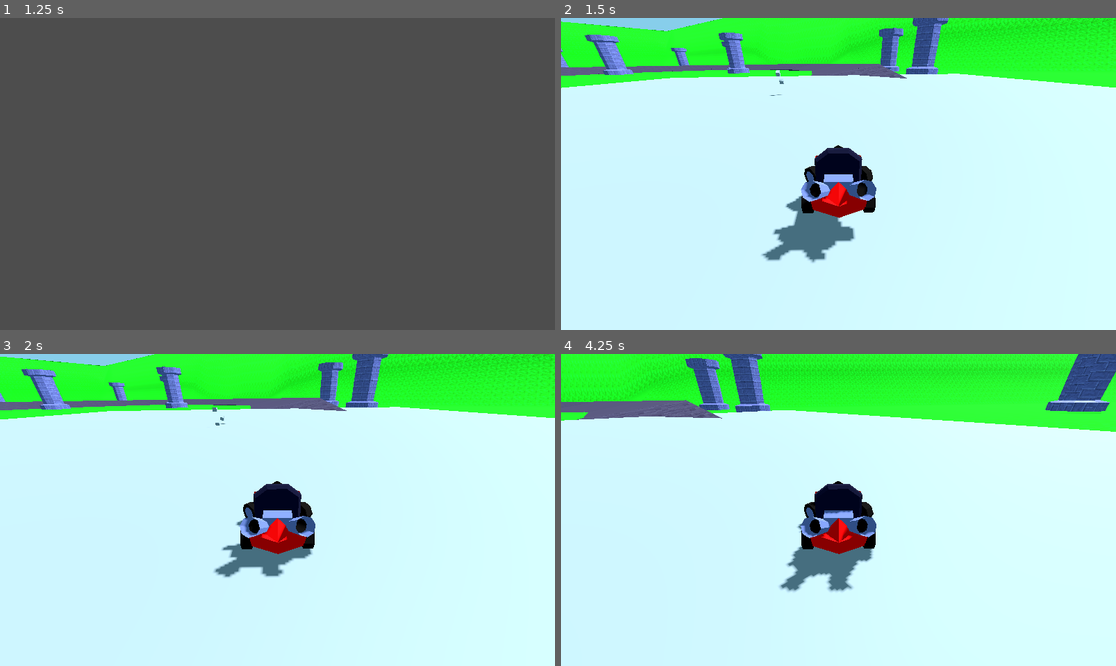
Above: before the commit, frames 1-4 (two rows, left to right).
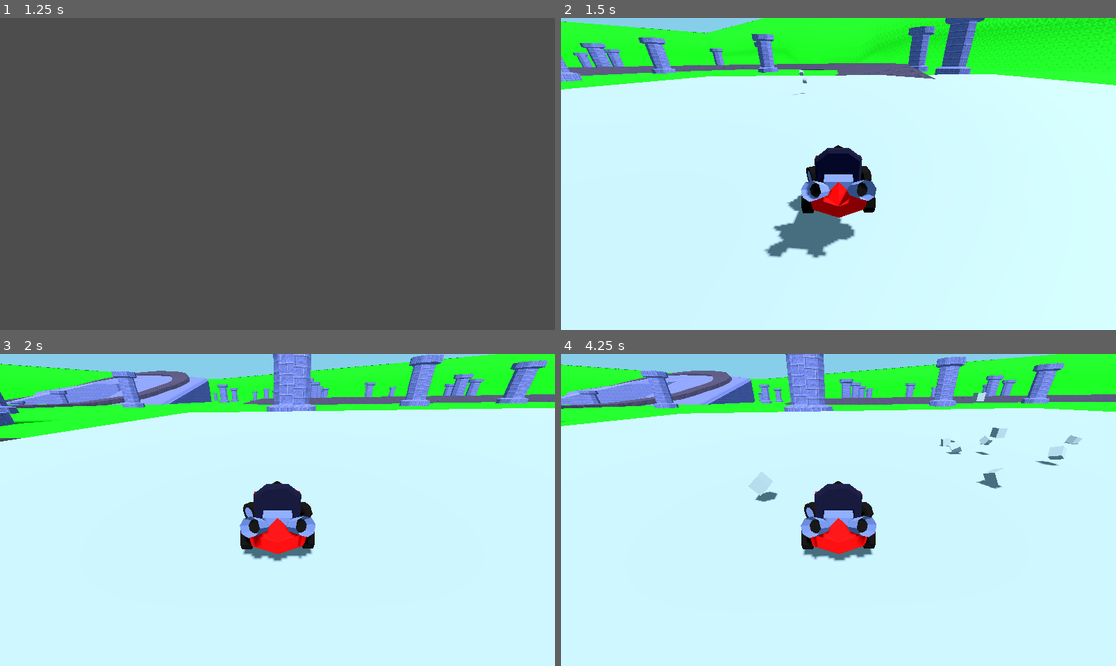
Above: after the commit, the same moments.

Repository: StubblyCamera52/yargkart
Game: Godot game, scene res://test.tscn
Same seed, same stepped clock (60 frames per second), same inputs: the game is played once before the commit and once after it.
Inputs:
- Up to frame 1 (1.25 s): tap Enter at 0.5 s; hold D (Steer_Right) from 0.53 s (still down); tap K (Action) at 0.6 s
- Up to frame 2 (1.5 s): tap Space at 1.25 s; release D (Steer_Right) at 1.28 s; hold A (Steer_Left) from 1.28 s (still down); tap O (Join) at 1.35 s
- Up to frame 3 (2 s): keep holding A (Steer_Left)
- Up to frame 4 (4.25 s): release A (Steer_Left) at 2.03 s; hold D (Steer_Right) 2.03-2.78 s; tap F (Parry) at 2.1 s; hold W (Accelerate) 2.78-3.53 s; tap K (Action) at 2.85 s; hold A (Steer_Left) from 3.53 s (still down); tap O (Join) at 3.6 s

Frame 1 is identical in both runs. In frame 2, 6.7% of the frame differs, in the area x 0-100%, y 0-79%; in frame 3, 16%; in frame 4, 19%, in the area x 0-100%, y 0-77%.

Commit message:
made turning like actually decent

Diff:
--- a/car.gd
+++ b/car.gd
@@ -4,7 +4,7 @@
 @export var steer_speed: float = 1.5
 @export var steer_limit: float = 0.5
 @export var decel: float = 30.0
-@export var gravity: float = 30.0
+@export var gravity: float = 60.0
 @export var speed_limit: float = 4500.0 # miles per hour lmao
 @export var wheel_rotate_speed: float = 2
 
@@ -52,24 +52,20 @@
 	wheelBR.rotation.z = move_toward(player_vel, dir, delta*wheel_rotate_speed)
 
 func _physics_process(delta: float) -> void:
-	wheel_rotate_speed = deg_to_rad(car_rotation_dir)**2+15
+	wheel_rotate_speed = 0.5*deg_to_rad(car_rotation_dir)**2+10
 	car_rotation_dir += input.get_axis("Steer_Right", "Steer_Left")*wheel_rotate_speed
-	var car_normalize_spd = player_vel*0.05
-	if car_normalize_spd > 100:
-		car_normalize_spd = 100
-	if car_normalize_spd < -100:
-		car_normalize_spd = -100
+	var car_normalize_spd = abs(250*deg_to_rad(car_rotation_dir))
 	car_rotation_dir = move_toward(car_rotation_dir, 0, delta*car_normalize_spd)
 	if car_rotation_dir > 90:
 		car_rotation_dir = 90
 	if car_rotation_dir < -90:
 		car_rotation_dir = -90
 	var gas_input_amount = input.get_action_strength("Accelerate")
-	steer_speed = player_vel*0.005
-	if steer_speed > 5:
-		steer_speed = 5
+	steer_speed = player_vel*0.002
+	if steer_speed > 4:
+		steer_speed = 4
 #	steer_target = input.get_axis("Steer_Right", "Steer_Left")*steer_speed
-	steer_target = deg_to_rad(car_rotation_dir)*steer_speed
+	steer_target = deg_to_rad(car_rotation_dir)*5
 	steer_target *= steer_limit
 
 	if input.is_action_pressed("Accelerate"):
